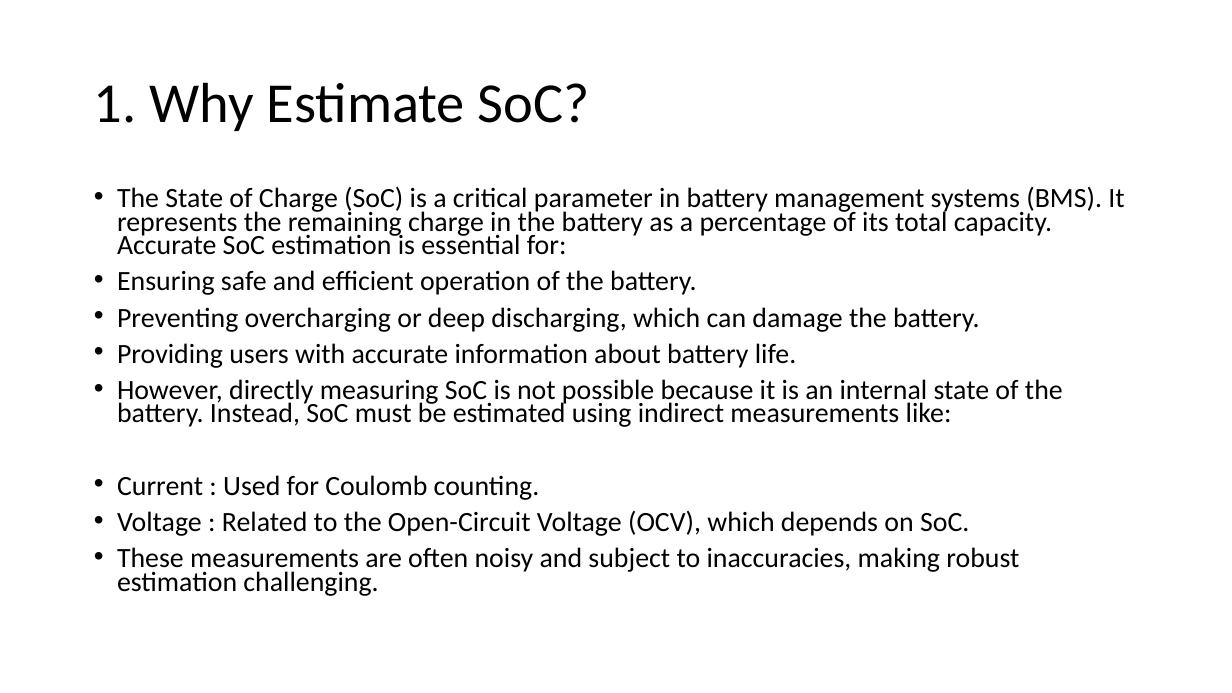
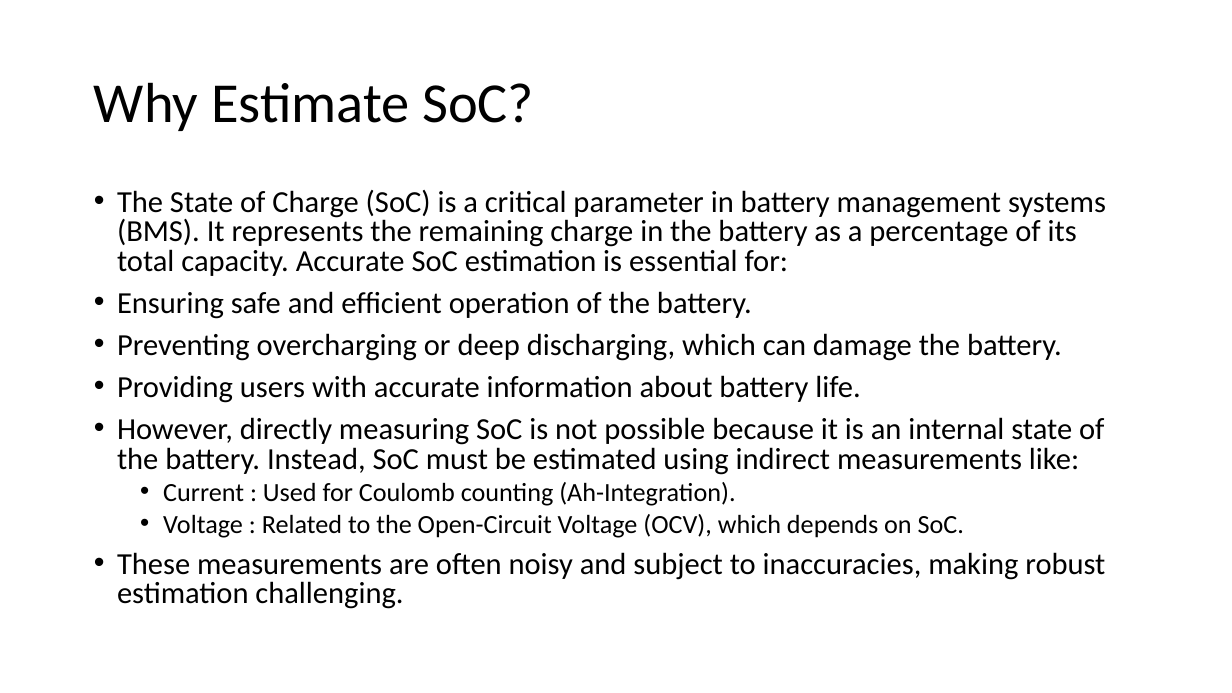
Before and after one commit to DrHammerhead/SoC-estimation, a slide deck: slide 3 of SoC Estimation.pptx. Drawn at 1232x693 pixels with LibreOffice and Linux fonts; fonts in the diff are those of the drawing. Boxes give left, top, right and bottom in pixels: in the first picture for what was removed or moved away, otherwise in the second. Text is boxed around its words. In the diff, an @@ line names an element or a change of style, - is before the commit and + after.

```diff
--- a/SoC Estimation.pptx
+++ b/SoC Estimation.pptx
@@ title at (x1=94, y1=82, x2=534, y2=131): text changed @@
-1. Why Estimate SoC?
+Why Estimate SoC?
@@ text at (x1=117, y1=190, x2=1106, y2=609): size 21.7 to 23.8 pt in "The State of Charge (SoC) is a ...", "Ensuring safe and efficient operation of the ...", "Preventing overcharging or deep discharging, which can ...", "Providing users with accurate information about battery ..." and 2 more places; size 21.7 to 20.4 pt in "Voltage : Related to the Open-Circuit Voltage ..."; line spacing 0.7 to 0.8; list level 1 to 2 in "Voltage : Related to the ..." @@
@@ text at (x1=163, y1=482, x2=735, y2=506): text changed; size 21.7 to 20.4 pt @@
-• Current : Used for Coulomb counting.
+  • Current : Used for Coulomb counting (Ah-Integration).
```
Also in this commit, not shown: 7 other slides changed, 30 slides added.
